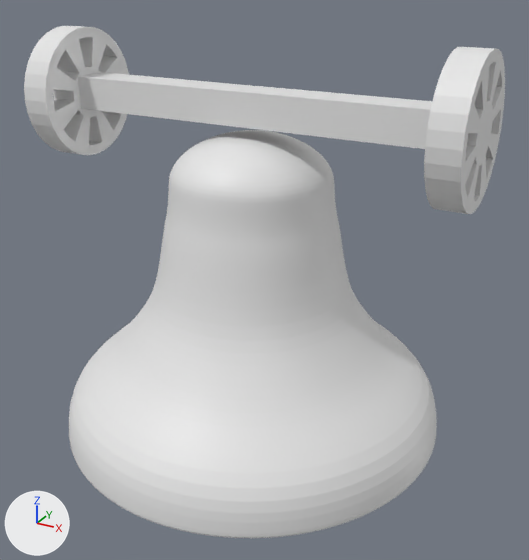
What one commit did to the Blender file Assets/Blender/Bell/bell.blend.
Before and after are seen from a 50 mm camera at (11.46, -19.25, 10.85) aimed at (0.58, 0.53, 0.96). Arrows for +X, +Y and +Z are at lower left; the lights stay in place. The picture after the commit comes second.

Names of what the first picture shows: 'Bell', 'BellArm', 'BellWheel'.
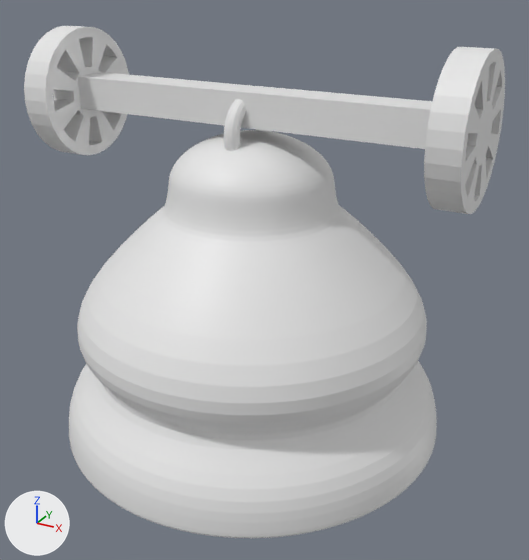
Where the change shows, as pixel boxes [x1, y1, x2, y2] in the pictures (529 x 560 px; the box of a moved part takes in the faces that stretch with it):
'BellTorus', added: after [224, 99, 271, 151]
part 1 of me_cylinder, moved or reshaped: before [79, 189, 429, 458]; after [75, 190, 430, 458]

Patch to the scene script:
```diff
--- a/Assets/Blender/Bell/bell.blend.py
+++ b/Assets/Blender/Bell/bell.blend.py
@@ me_cylinder @@
 me_cylinder.from_pydata(...)  # 416 vertices, 385 faces; spans x -6.71..6.71, y -6.31..7.11, z -4.56..5.77
 # used by ob_bell; parent = ob_bellattachment; location = (0.0, 0.0, 0.0)
+# me_cylinder part 1: 160 of 416 vertices moved; they spanned x -4.89..4.9, y -4.49..5.3, z -1.8..3.18 and now span x -6.11..6.11, y -5.71..6.51, z -1.87..3.26; mean shift (0.0, 0.0, -0.06); largest move (3.29, 0.4, 0.44) -> (6.05, 0.4, 0.44)
@@ me_torus @@
+me_torus.from_pydata(...)  # a torus around z (ring radius 1.0, tube radius 0.25) spanning x -1.25..1.25, y -1.25..1.25, z -0.25..0.25
@@ ob_belltorus @@
+ob_belltorus = bpy.data.objects.new('BellTorus', me_torus)
+ob_belltorus.parent = ob_bellattachment
+ob_belltorus.matrix_parent_inverse = Matrix(((1.0, 0.0, 0.0, 0.0237), (0.0, 1.0, 0.0, -0.367), (0.0, 0.0, 1.0, 0.0), (0.0, 0.0, 0.0, 1.0)))
+ob_belltorus.location = (0.0, 0.549, 5.861)
+ob_belltorus.rotation_euler = (1.571, 0.0, 1.571)  # degrees (90, 0, 90)
```
